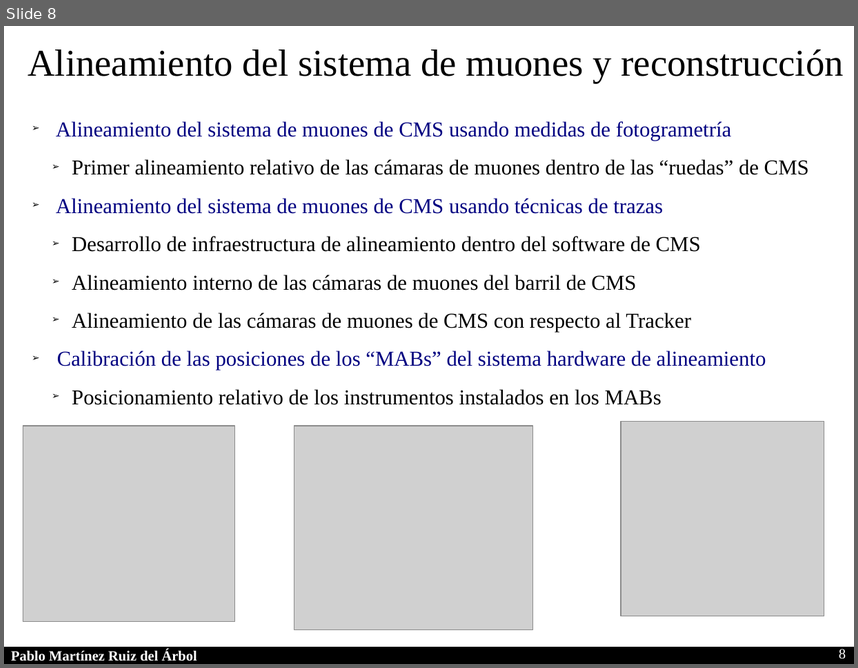
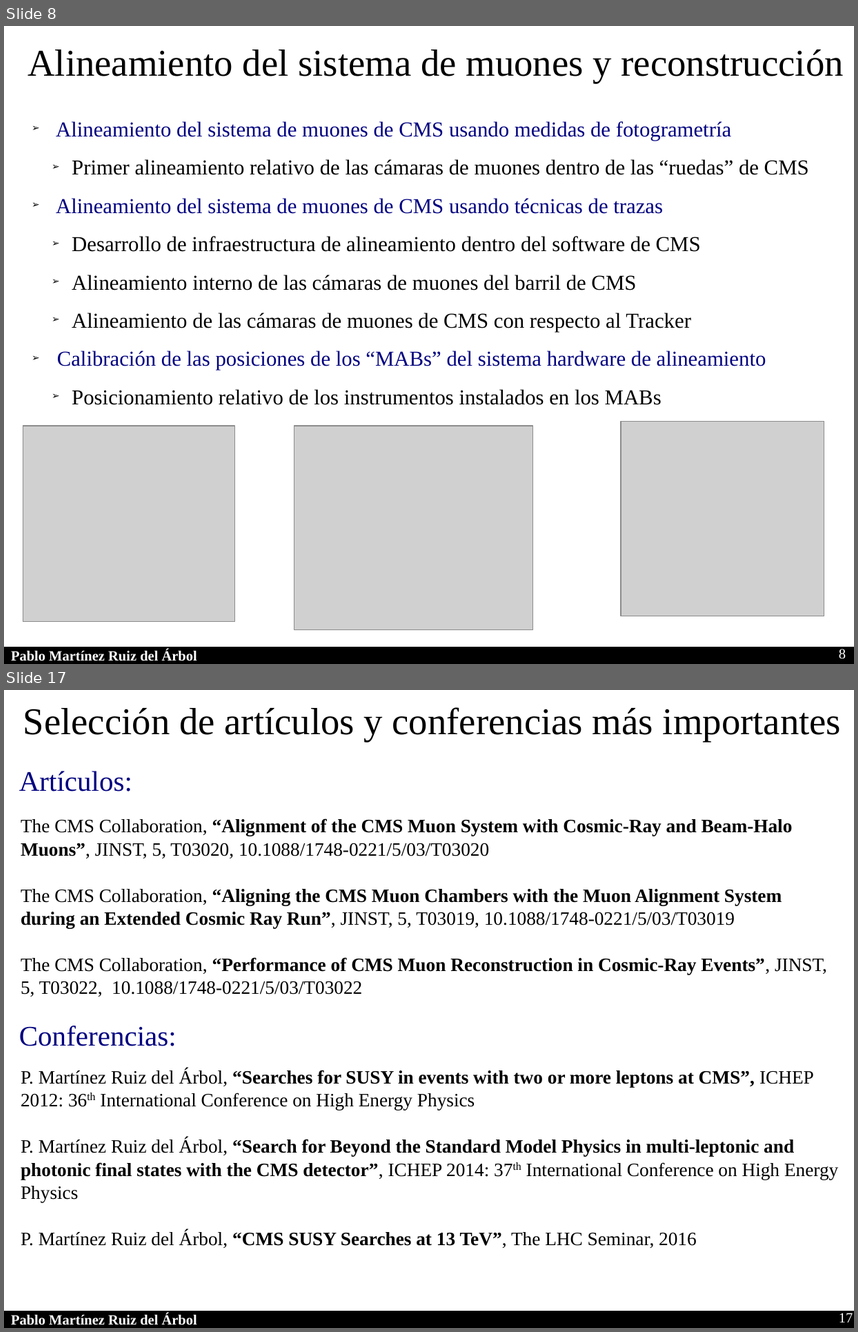
Before and after one commit to parbol/Plaza, a slide deck: Presentacion/Presentacion.odp. Shown one above the other, each under a label of ours: slide 8 before the commit, slides 8 and 17 after it; the slides between them are not shown. The pictures are 858x668 and 858x1332 pixels, drawn with LibreOffice and Linux fonts; fonts in the diff are those of the drawing; grey boxes stand for pictures. Boxes give left, top, right and bottom in pixels: in the first picture for what was removed or moved away, otherwise in the second. Text is boxed around its words. In the diff, an @@ line names an element or a change of style, - is before the commit and + after.

```diff
--- a/Presentacion/Presentacion.odp
+++ b/Presentacion/Presentacion.odp
@@ slide 17 added at bbox=[4, 690, 854, 1328], background #FFFFFF; not listed: 2 template elements that a slide beside it also shows @@
@@ text added at bbox=[23, 707, 841, 742], 32 pt, text #000000 @@
+Selección de artículos y conferencias más importantes
@@ text added at bbox=[19, 771, 132, 791], 24 pt, text #000080 @@
+Artículos:
@@ text added at bbox=[21, 818, 827, 996], 16 pt, text #000000, bold @@
+The CMS Collaboration, “Alignment of the CMS Muon System with Cosmic-Ray and Beam-Halo Muons”, JINST, 5, T03020, 10.1088/1748-0221/5/03/T03020
+The CMS Collaboration, “Aligning the CMS Muon Chambers with the Muon Alignment System during an Extended Cosmic Ray Run”, JINST, 5, T03019, 10.1088/1748-0221/5/03/T03019
+The CMS Collaboration, “Performance of CMS Muon Reconstruction in Cosmic-Ray Events”, JINST, 5, T03022, 10.1088/1748-0221/5/03/T03022
@@ text added at bbox=[19, 1025, 176, 1046], 24 pt, text #000080 @@
+Conferencias:
@@ text added at bbox=[21, 1069, 838, 1248], 16 pt, text #000000 @@
+P. Martínez Ruiz del Árbol, “Searches for SUSY in events with two or more leptons at CMS”, ICHEP 2012: 36th International Conference on High Energy Physics
+P. Martínez Ruiz del Árbol, “Search for Beyond the Standard Model Physics in multi-leptonic and photonic final states with the CMS detector”, ICHEP 2014: 37th International Conference on High Energy Physics
+P. Martínez Ruiz del Árbol, “CMS SUSY Searches at 13 TeV”, The LHC Seminar, 2016
@@ page number added at bbox=[839, 1312, 853, 1322], 12 pt, text #FFFFFF @@
+17
```
Also in this commit, not shown: 6 slides changed, 6 other slides added, 2 slides removed.
